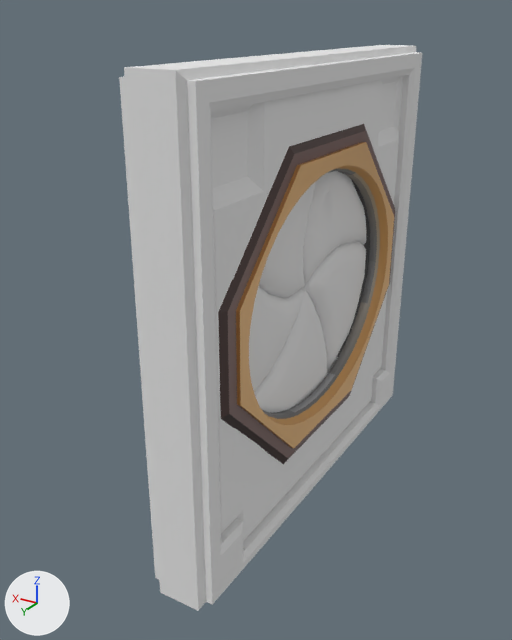
The Blender file Assets/Models/door5.blend, before and after one commit.
The view is the same before and after, from a 50 mm lens placed at (-1.76, 3.44, 2.74), pointed at (0.17, 0.24, 1.14). The lights are fixed; the arrows at lower left show +X, +Y and +Z.

Before the edit, the objects in view are built like this:
```python
me_door5_iristrim_meshdata = bpy.data.meshes.new('door5_iristrim_meshdata')
me_door5_iristrim_meshdata.from_pydata(...)  # 320 vertices, 272 faces; spans x 0.0..0.18, y -1.23..1.24, z 0.01..2.55
me_door5_iristrim_meshdata.materials.append(mat_door_iris_tga)  # picture img_door_iris_tga
me_plane = bpy.data.meshes.new('Plane')
me_plane.from_pydata(...)  # 526 vertices, 207 faces; spans x 0.0..0.18, y -1.28..1.28, z 0.0..2.56
me_plane.materials.append(mat_door_iris)  # white #e7e7e7
me_plane_006 = bpy.data.meshes.new('Plane.006')
me_plane_006.from_pydata(...)  # 77 vertices, 73 faces; spans x 0.0..0.07, y -0.334..0.72, z 0.561..1.306
me_plane_006.polygons.foreach_set('use_smooth', [True] * 73)
me_plane_006.materials.append(mat_door_iris)  # white #e7e7e7
ob_door5_iristrim_mesh = bpy.data.objects.new('door5_iristrim_mesh', me_door5_iristrim_meshdata)
ob_door5_iristrim_mesh.location = (0.0, 0.0, 0.0)
_m = ob_door5_iristrim_mesh.modifiers.new('Mirror', 'MIRROR')
ob_door_iris_006 = bpy.data.objects.new('door_iris.006', me_plane_006)
ob_door_iris_006.parent = ob_empty_004
ob_door_iris_006.matrix_parent_inverse = Matrix(((4.449, 0.0, 0.0, 0.0), (0.0, 4.449, 0.0, -3.201), (0.0, 0.0, 4.449, -3.745), (0.0, 0.0, 0.0, 1.0)))
ob_door_iris_006.location = (0.0, 0.0, 0.0)
_m = ob_door_iris_006.modifiers.new('Mirror', 'MIRROR')
ob_door_iris_frame = bpy.data.objects.new('door_iris.frame', me_plane)
ob_door_iris_frame.location = (0.0, 0.0, 0.0)
_m = ob_door_iris_frame.modifiers.new('Mirror', 'MIRROR')
# also in view: 'door_iris.004' at (0.0, 0.28, 1.63); 'door_iris.007.heightcheat.lower' at (0.0, 0.01, 0.36); 'door_iris.005' at (0.0, 0.45, 1.26); 'door_iris.002' at (0.0, -0.41, 1.02); 'door_iris.003' at (0.0, -0.39, 1.63)
```
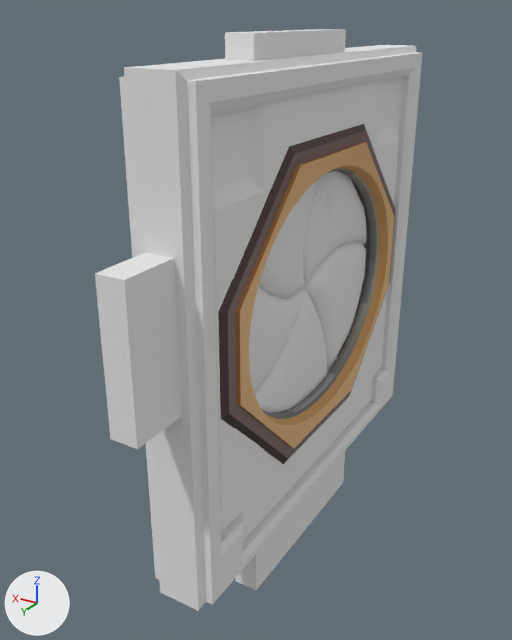
Changed parts and their boxes [x1, y1, x2, y2] in the pictures (512 x 640 px):
'door_iris.frame', reshaped (8% wider): before [119, 45, 422, 611]; after [95, 29, 422, 611]
part 1 of me_plane, added: after [95, 29, 346, 590]

Patch to the scene script:
```diff
--- a/Assets/Models/door5.blend.py
+++ b/Assets/Models/door5.blend.py
@@ me_plane @@
 # used by ob_door_iris_frame; location = (0.0, 0.0, 0.0)
-me_plane.from_pydata(...)  # 526 vertices, 207 faces; spans x 0.0..0.18, y -1.28..1.28, z 0.0..2.56
+me_plane.from_pydata(...)  # 550 vertices, 222 faces; spans x 0.0..0.18, y -1.28..1.58, z -0.42..2.67
+# me_plane part 1
+# 12 vertices are added at x 0.0, y -0.61..1.58, z -0.42..2.67
+# 12 new vertices lie (0.07, 0.0, 0.0) away from vertices in x 0.0, y -0.61..1.58, z -0.42..2.67
+# 15 new faces join them
 me_plane.materials.append(mat_door_iris)
```
